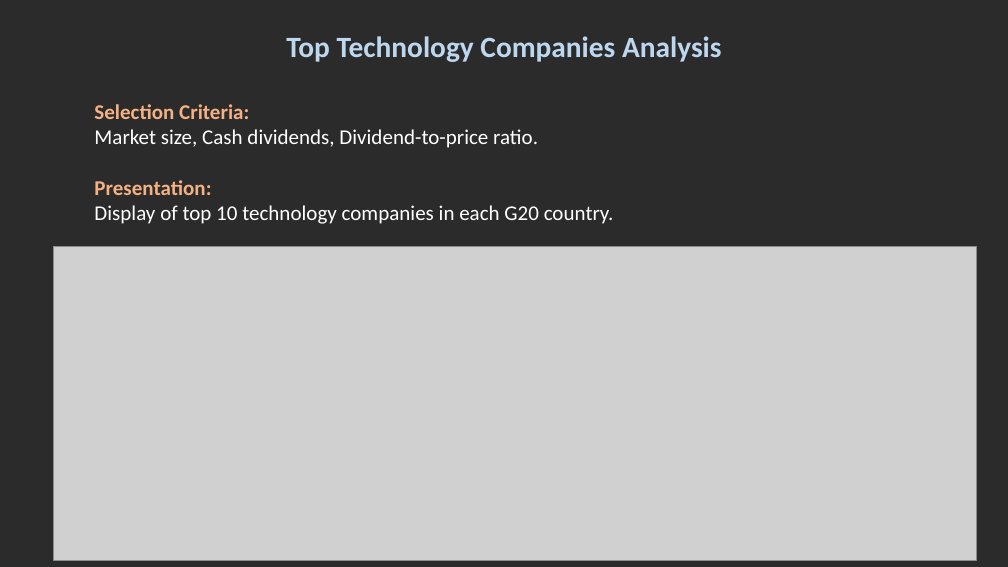
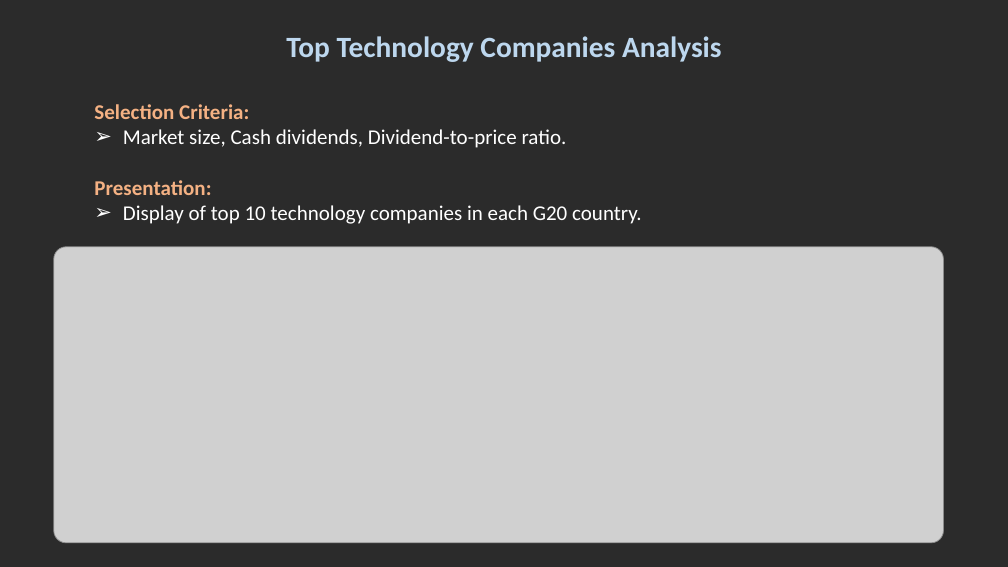
Before and after one commit to jash1112/Project_3, a slide deck: slide 9 of Presentation.pptx. Drawn at 1008x567 pixels with LibreOffice and Linux fonts; fonts in the diff are those of the drawing; grey boxes stand for pictures; background and template pictures are left out; a plain dark background stands for a picture behind light text. Boxes give left, top, right and bottom in pixels: in the first picture for what was removed or moved away, otherwise in the second. Text is boxed around its words. In the diff, an @@ line names an element or a change of style, - is before the commit and + after.

```diff
--- a/Presentation.pptx
+++ b/Presentation.pptx
@@ text at box(123, 129, 642, 224): bullet none to ➢ @@
@@ picture: place and size @@
-picture at box(54, 247, 977, 560)
+picture at box(54, 247, 944, 543)
```
Also in this commit, not shown: 7 other slides changed, 2 slides added, 1 slide removed.
